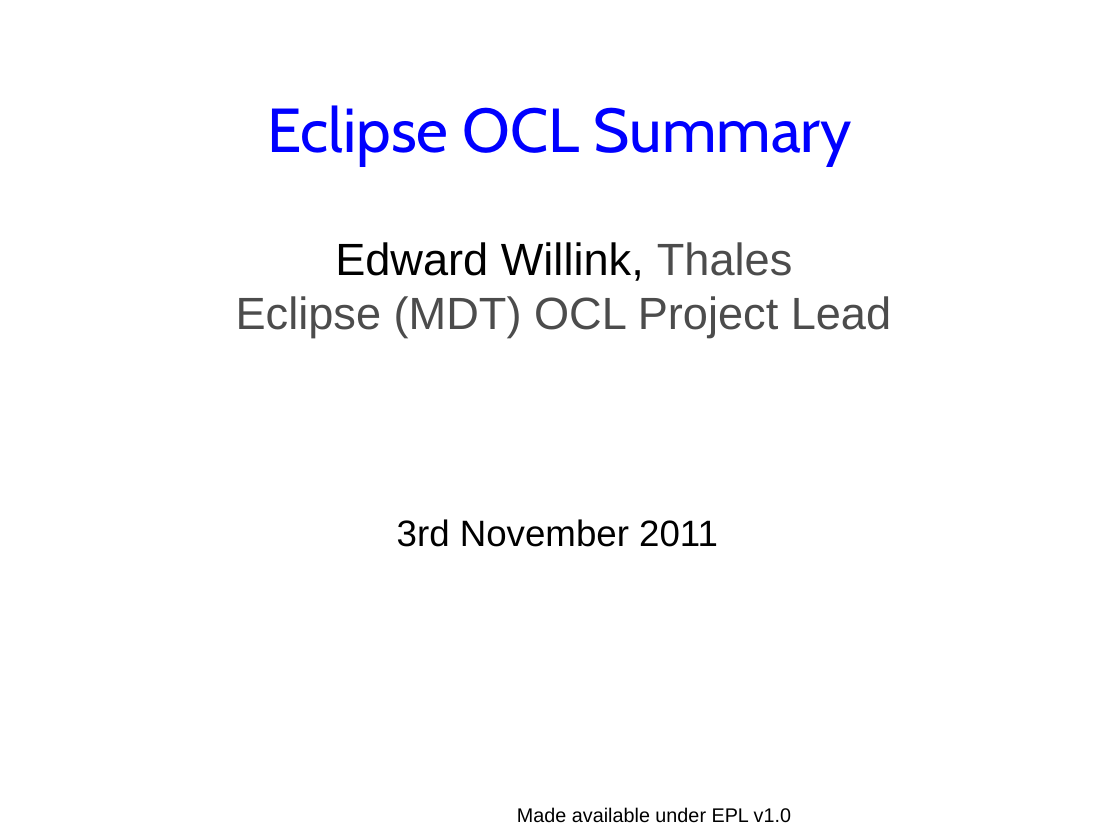
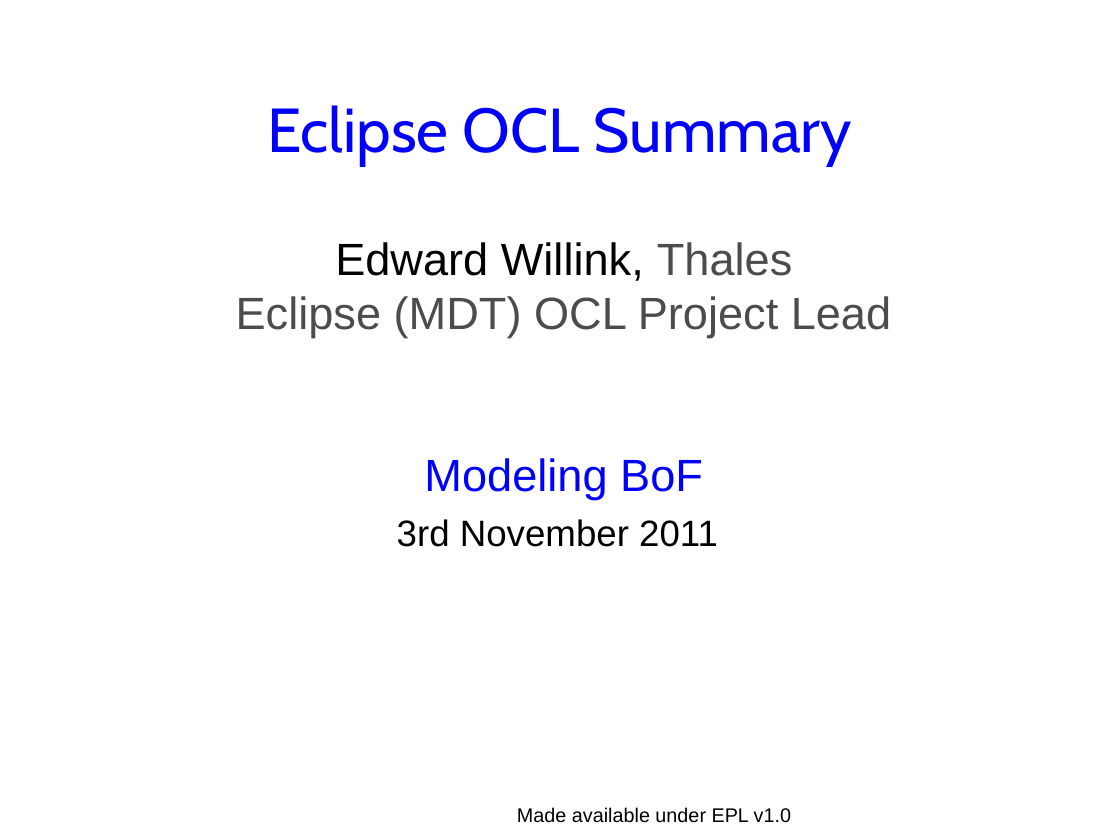
Before and after one commit to eclipse-ocl/ocl-website, a slide deck: slide 1 of ocl/docs/publications/ECE2011BoF/EclipseOCLSummary.odp. Drawn at 1120x840 pixels with LibreOffice and Linux fonts; fonts in the diff are those of the drawing; background and template pictures are left out. Boxes give left, top, right and bottom in pixels: in the first picture for what was removed or moved away, otherwise in the second. Text is boxed around its words. In the diff, an @@ line names an element or a change of style, - is before the commit and + after.

```diff
--- a/ocl/docs/publications/ECE2011BoF/EclipseOCLSummary.odp
+++ b/ocl/docs/publications/ECE2011BoF/EclipseOCLSummary.odp
@@ text at [424,458,703,500]: paragraph added @@
+Modeling BoF
```
Also in this commit, not shown: 3 other slides changed, 4 slides added, 4 slides removed.
